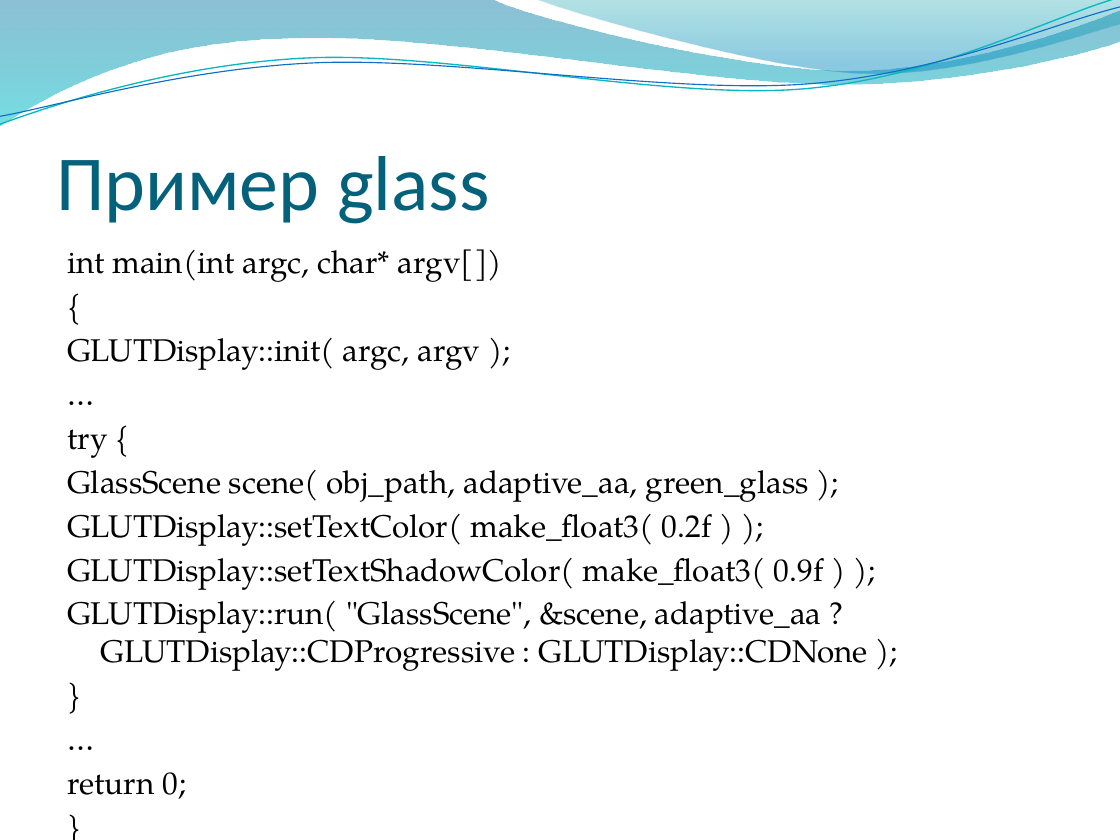
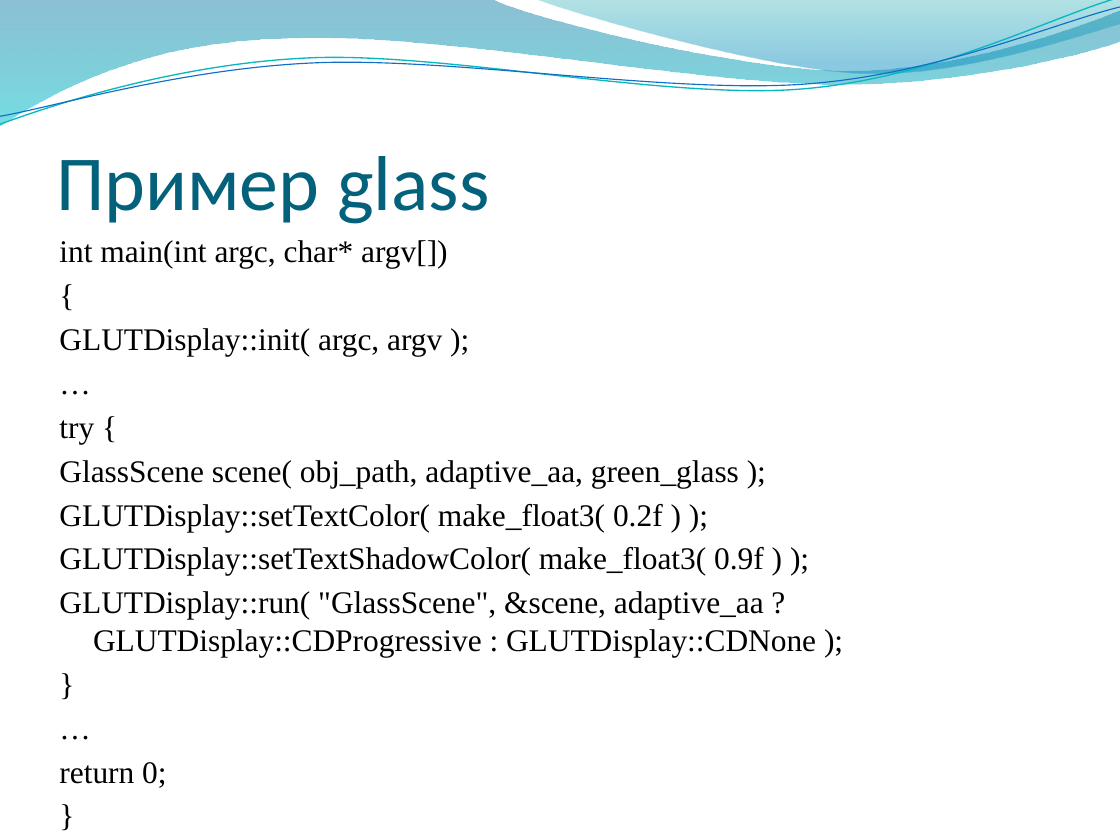
Before and after one commit to djbelyak/Optix-Research, a slide deck: slide 8 of Report/presentation.pptx (slide 9 before the commit). Drawn at 1120x840 pixels with LibreOffice and Linux fonts; fonts in the diff are those of the drawing; background and template pictures are left out. Boxes give left, top, right and bottom in pixels: in the first picture for what was removed or moved away, otherwise in the second. Text is boxed around its words. In the diff, an @@ line names an element or a change of style, - is before the commit and + after.

```diff
--- a/Report/presentation.pptx
+++ b/Report/presentation.pptx
@@ text "int main(int argc, char* argv[])": place and size @@
-text "int main(int argc, char* argv[])" at [67, 249, 868, 671]
+text "int main(int argc, char* argv[])" at [59, 240, 816, 657]
@@ text "int main(int argc, char* argv[])" at [59, 240, 816, 657]: font TeX Gyre Pagella to Times New Roman @@
```
Also in this commit, not shown: 8 other slides changed, 2 slides added, 2 slides removed, 1 other file.
